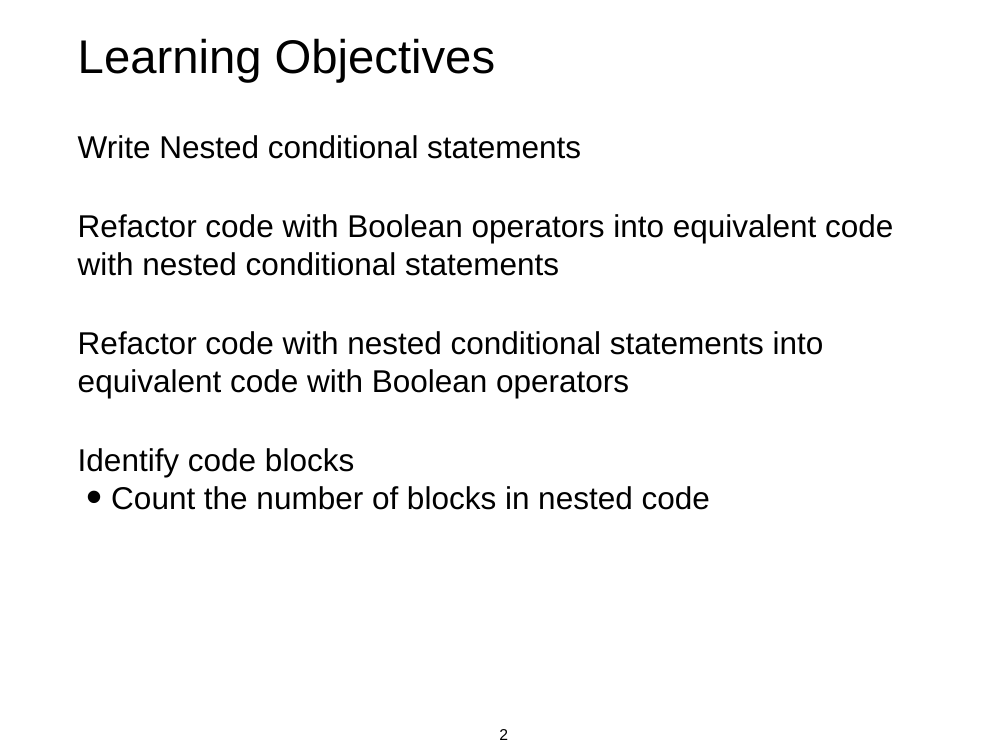
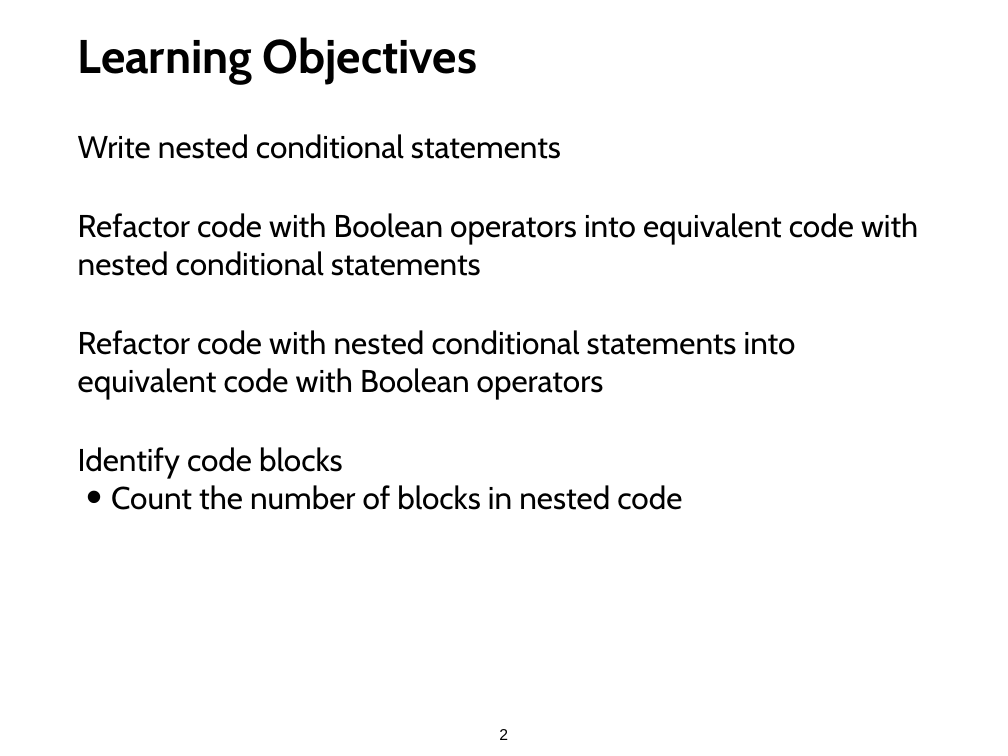
Before and after one commit to tylerharter/caraza-harter-com, a slide deck: slide 2 of tyler/meena/cs220/s22/materials/lecture_ppts/lec_09_S22.ppt. Drawn at 1008x756 pixels with LibreOffice and Linux fonts; fonts in the diff are those of the drawing. Boxes give left, top, right and bottom in pixels: in the first picture for what was removed or moved away, otherwise in the second. Text is boxed around its words. In the diff, an @@ line names an element or a change of style, - is before the commit and + after.

Commit message:
Releasing conditionals 2 lecture material

```diff
--- a/tyler/meena/cs220/s22/materials/lecture_ppts/lec_09_S22.ppt
+++ b/tyler/meena/cs220/s22/materials/lecture_ppts/lec_09_S22.ppt
@@ title "Learning Objectives" at (78,37,477,84): font Arial to Cabin, bold on @@
@@ text at (78,134,561,159): text changed; font Arial to Cabin @@
-Write Nested conditional statements
+Write nested conditional statements
@@ text at (78,213,918,510): font Arial to Cabin in "Refactor code with Boolean operators into equivalent ...", "Refactor code with nested conditional statements into ...", "Identify code blocks", "Count the number of blocks in nested ..." @@
```
Also in this commit, not shown: 5 other slides changed, 23 other files.
